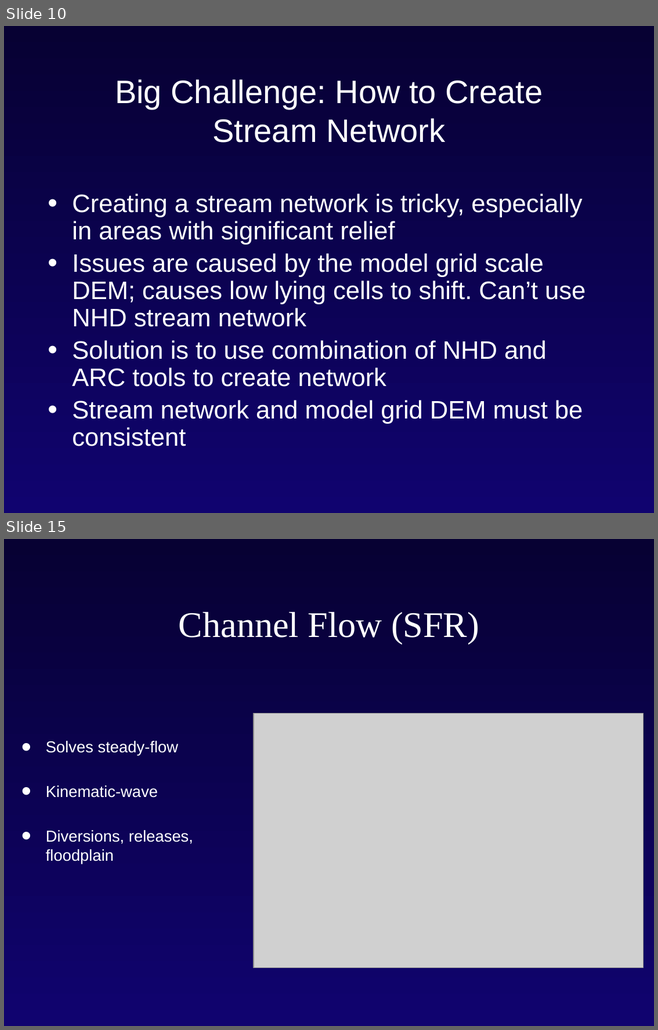
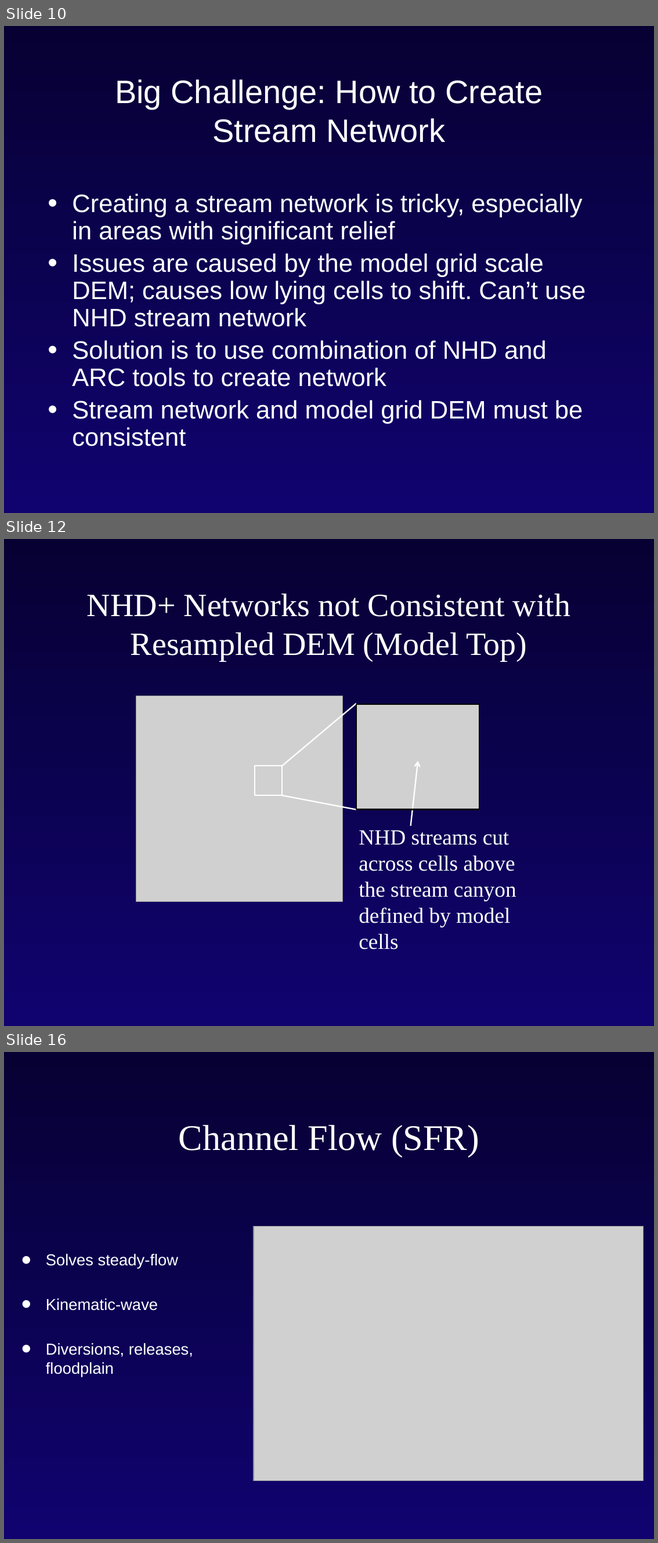
Before and after one commit to rniswon/gsflowID2447_classrepo, a slide deck: presentations/Niswonger/Intro_modflow_D.pptx. Shown one above the other, each under a label of ours: slides 10 and 15 before the commit, slides 10, 12 and 16 after it; the slides between them are not shown. The pictures are 658x1030 and 658x1543 pixels, drawn with LibreOffice and Linux fonts; fonts in the diff are those of the drawing; grey boxes stand for pictures; background and template pictures are left out. Boxes give left, top, right and bottom in pixels: in the first picture for what was removed or moved away, otherwise in the second. Text is boxed around its words. In the diff, an @@ line names an element or a change of style, - is before the commit and + after.

```diff
--- a/presentations/Niswonger/Intro_modflow_D.pptx
+++ b/presentations/Niswonger/Intro_modflow_D.pptx
@@ slide 12 added at (4,539,654,1026), background gradient #070133 to #10036F @@
@@ title added at (87,594,570,661), 36 pt, text #FFFFFF @@
+NHD+ Networks not Consistent with Resampled DEM (Model Top)
@@ picture added at (136,696,343,902) @@
@@ line added from (282, 766) to (356, 703), #FFFFFF 1.5 pt @@
@@ picture added at (356,705,480,810) @@
@@ rectangle added at (356,704,480,809), outline #000000 1.5 pt @@
@@ arrow added from (411, 826) to (418, 761), #FFFFFF 1.5 pt @@
@@ rectangle added at (255,766,282,795), outline #FFFFFF 1.5 pt @@
@@ line added from (282, 795) to (356, 810), #FFFFFF 1.5 pt @@
@@ text added at (358,830,516,950), 24 pt, text #FFFFFF @@
+NHD streams cut across cells above the stream canyon defined by model cells
@@ what was slide 15 is now slide 16 @@
```
Also in this commit, not shown: 4 other slides added, 4 slides removed, 13 other files.
